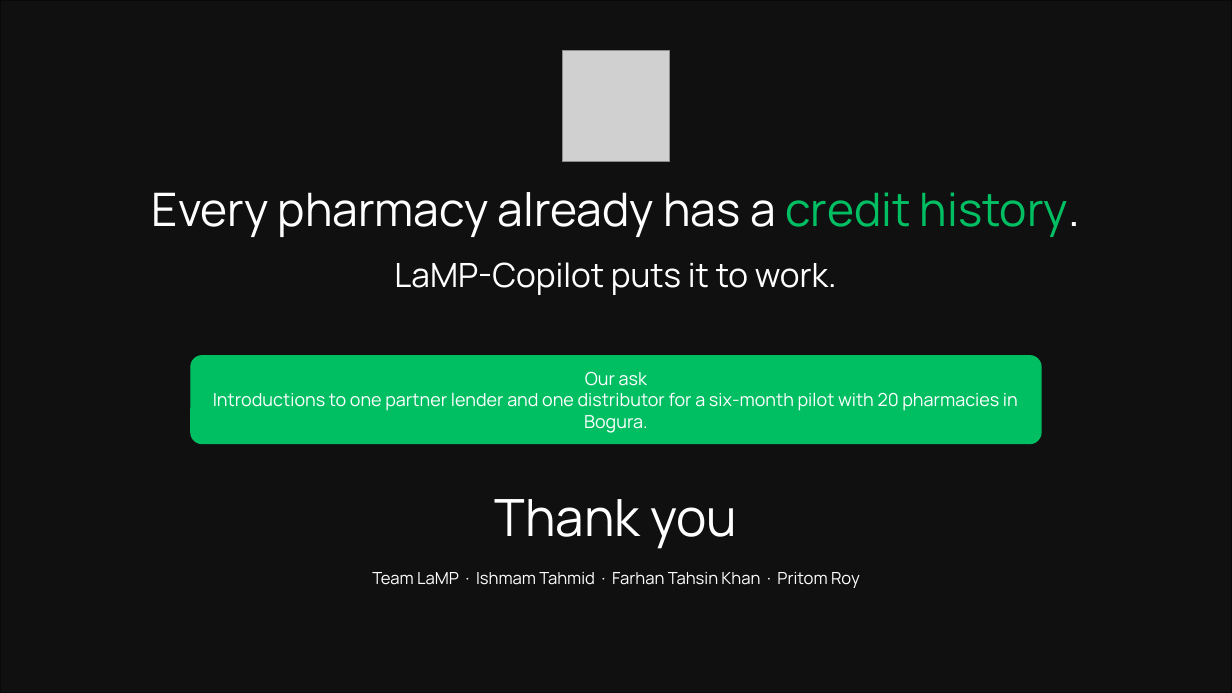
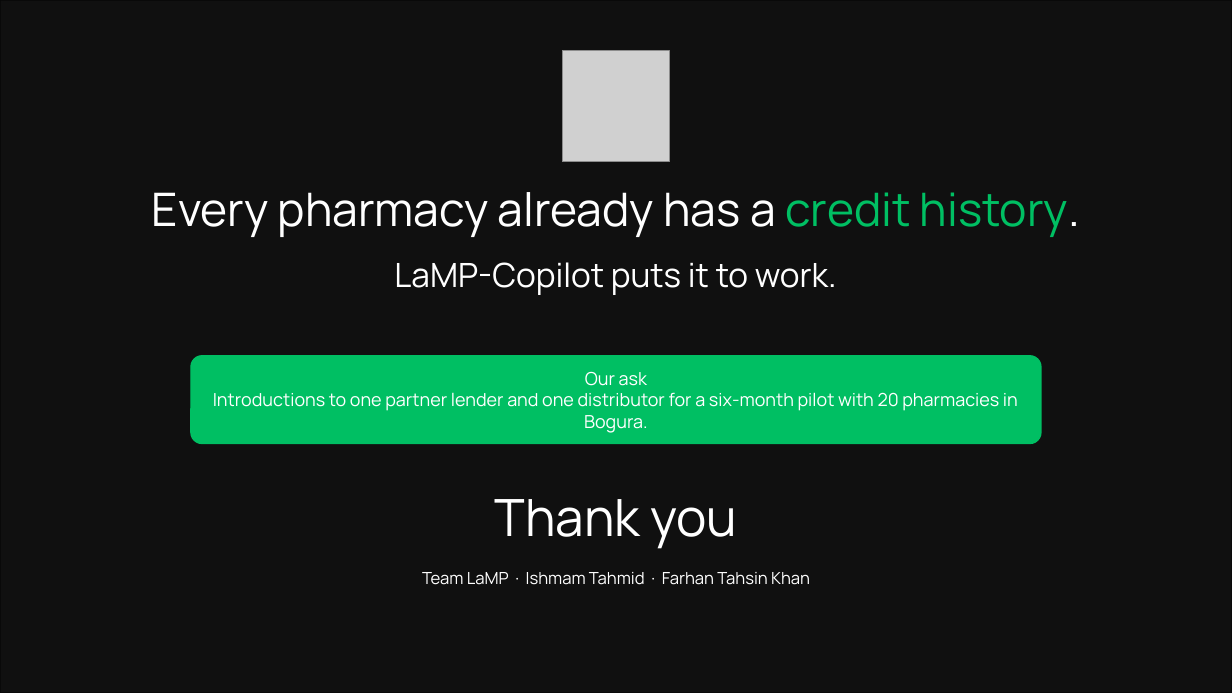
Before and after one commit to ishmam259/lamp-copilot, a slide deck: slide 25 of deck/LaMP-Copilot.pptx. Drawn at 1232x693 pixels with LibreOffice and Linux fonts; fonts in the diff are those of the drawing; grey boxes stand for pictures; background and template pictures are left out; a plain dark background stands for a picture behind light text. Boxes give left, top, right and bottom in pixels: in the first picture for what was removed or moved away, otherwise in the second. Text is boxed around its words. In the diff, an @@ line names an element or a change of style, - is before the commit and + after.

Commit message:
deck, docs: Pritom has left the team; list Ishmam and Farhan only

```diff
--- a/deck/LaMP-Copilot.pptx
+++ b/deck/LaMP-Copilot.pptx
@@ text at box(422, 572, 810, 585): text changed @@
-Team LaMP · Ishmam Tahmid · Farhan Tahsin Khan · Pritom Roy
+Team LaMP · Ishmam Tahmid · Farhan Tahsin Khan
```
Also in this commit, not shown: 1 other slide changed, 6 other files.
